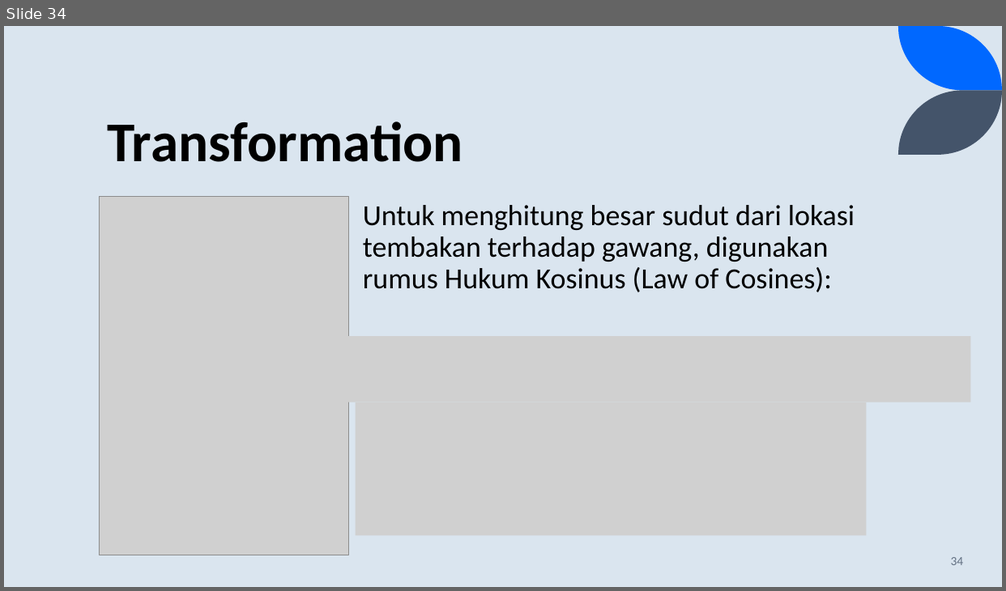
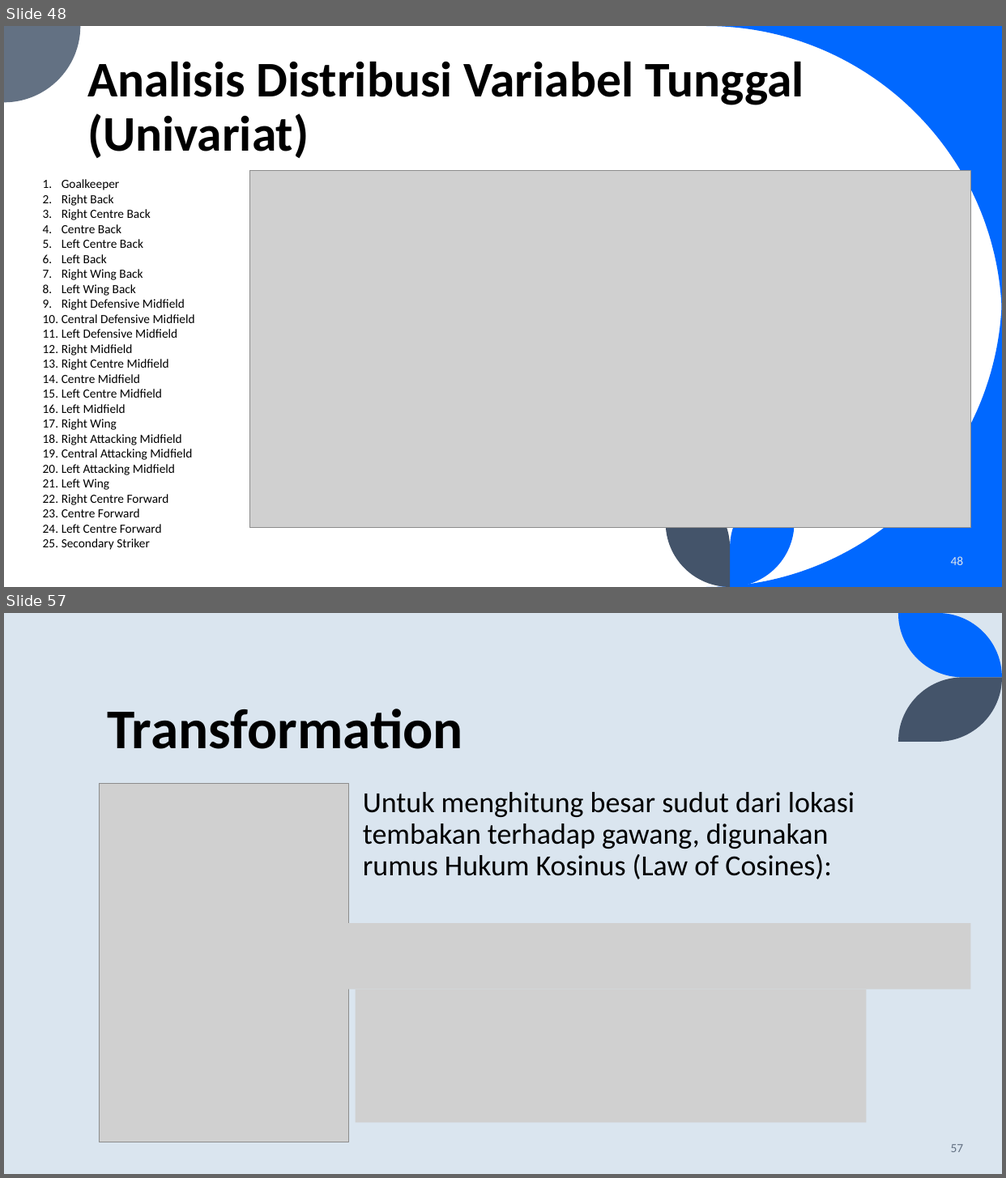
Before and after one commit to fadhilra101/skripsi, a slide deck: ppt/PPT SEMHAS Fadhil Raihan Akbar 11210930000101.pptx. Shown one above the other, each under a label of ours: slide 34 before the commit, slides 48 and 57 after it; the slides between them are not shown. The pictures are 1006x591 and 1006x1178 pixels, drawn with LibreOffice and Linux fonts; fonts in the diff are those of the drawing; grey boxes stand for pictures. Boxes give left, top, right and bottom in pixels: in the first picture for what was removed or moved away, otherwise in the second. Text is boxed around its words. In the diff, an @@ line names an element or a change of style, - is before the commit and + after.

```diff
--- a/ppt/PPT SEMHAS Fadhil Raihan Akbar 11210930000101.pptx
+++ b/ppt/PPT SEMHAS Fadhil Raihan Akbar 11210930000101.pptx
@@ slide 48 added at [4,26,1002,587], background #FFFFFF @@
@@ freeform shape added at [4,26,80,102], fill #637183 @@
@@ freeform shape added at [706,26,1002,322], fill #0068FF @@
@@ title added at [87,61,804,158], 48 pt, text #000000, bold @@
+Analisis Distribusi Variabel Tunggal (Univariat)
@@ picture added at [250,170,971,528] @@
@@ text added at [62,179,195,550], 12 pt, text #000000 @@
+1. Goalkeeper
+2. Right Back
+3. Right Centre Back
+4. Centre Back
+5. Left Centre Back
+6. Left Back
+7. Right Wing Back
+8. Left Wing Back
+9. Right Defensive Midfield
+10. Central Defensive Midfield
+11. Left Defensive Midfield
+12. Right Midfield
+13. Right Centre Midfield
+14. Centre Midfield
+15. Left Centre Midfield
+16. Left Midfield
+17. Right Wing
+18. Right Attacking Midfield
+19. Central Attacking Midfield
+20. Left Attacking Midfield
+21. Left Wing
+22. Right Centre Forward
+23. Centre Forward
+24. Left Centre Forward
+25. Secondary Striker
@@ freeform shape added at [706,292,1002,587], fill #0068FF @@
@@ freeform shape added at [666,484,731,587], fill #44546A @@
@@ freeform shape added at [731,484,795,587], fill #0068FF @@
@@ page number added at [951,557,964,565], 12 pt, text #DAE5EF @@
+48
@@ what was slide 34 is now slide 57 @@
@@ page number at [951,1144,964,1152]: text changed @@
-34
+57
```
Also in this commit, not shown: 29 slides changed, 32 other slides added, 2 slides removed, 3 other files.
